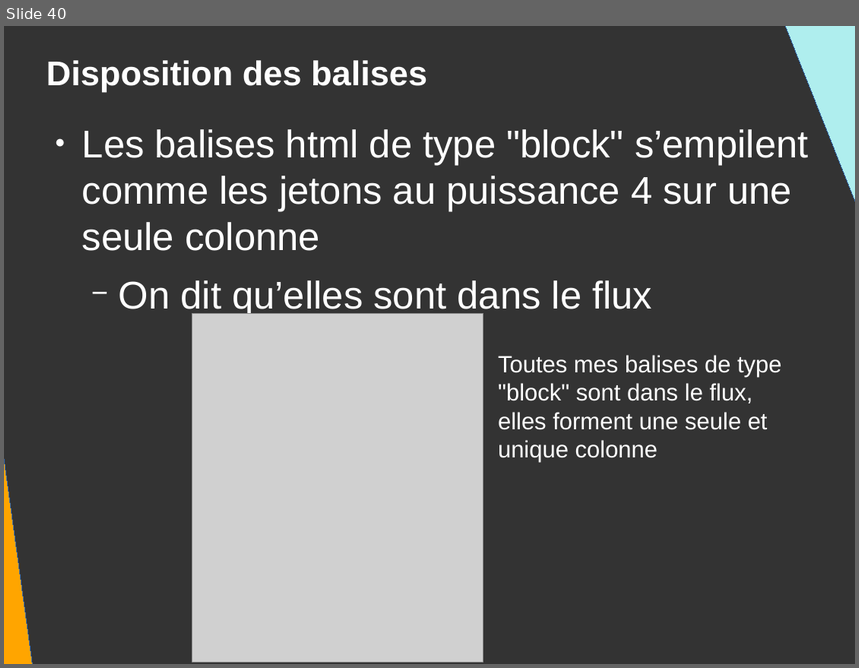
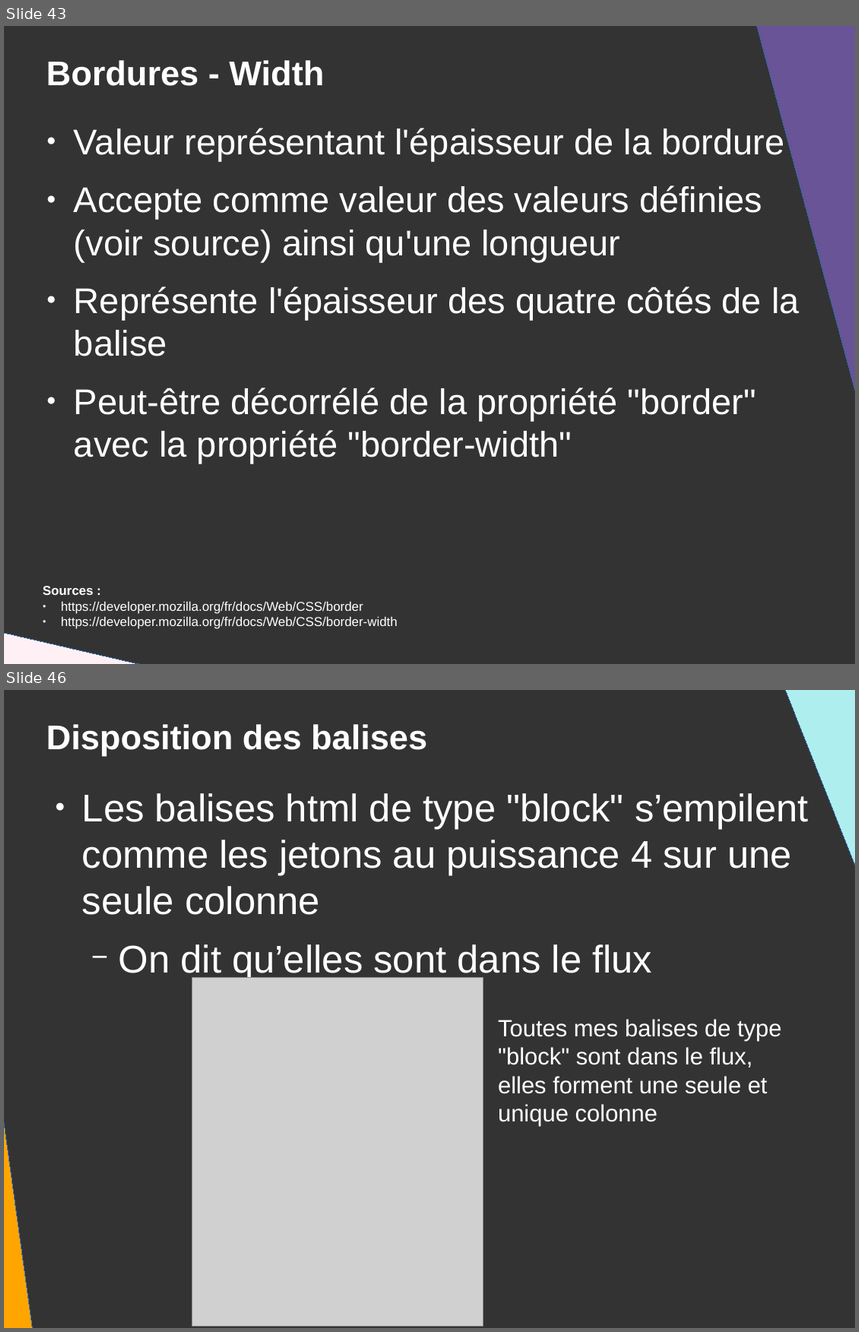
Before and after one commit to DanYellow/presentations, a slide deck: mmi/html/travaux-pratiques/numero-2/presentation.odp. Shown one above the other, each under a label of ours: slide 40 before the commit, slides 43 and 46 after it; the slides between them are not shown. The pictures are 859x668 and 859x1332 pixels, drawn with LibreOffice and Linux fonts; fonts in the diff are those of the drawing; grey boxes stand for pictures. Boxes give left, top, right and bottom in pixels: in the first picture for what was removed or moved away, otherwise in the second. Text is boxed around its words. In the diff, an @@ line names an element or a change of style, - is before the commit and + after.

```diff
--- a/mmi/html/travaux-pratiques/numero-2/presentation.odp
+++ b/mmi/html/travaux-pratiques/numero-2/presentation.odp
@@ slide 43 added at [4,26,855,664], background #333333 @@
@@ right triangle added at [743,26,855,412], fill #685496, outline #3465A4 0 pt @@
@@ title added at [47,60,324,86], 32 pt, text #FFFFFF, bold @@
+Bordures - Width
@@ text added at [74,126,800,464], 33.3 pt, text #FFFFFF @@
+● Valeur représentant l'épaisseur de la bordure
+● Accepte comme valeur des valeurs définies (voir source) ainsi qu'une longueur
+● Représente l'épaisseur des quatre côtés de la balise
+● Peut-être décorrélé de la propriété "border" avec la propriété "border-width"
@@ text added at [43,586,398,629], 12 pt, text #FFFFFF @@
+Sources :
+● https://developer.mozilla.org/fr/docs/Web/CSS/border
+● https://developer.mozilla.org/fr/docs/Web/CSS/border-width
@@ right triangle added at [4,621,482,664], fill #FFF0F5, outline #3465A4 0 pt @@
@@ what was slide 40 is now slide 46 @@
```
Also in this commit, not shown: 3 slides changed, 6 other slides added, 1 slide removed.
